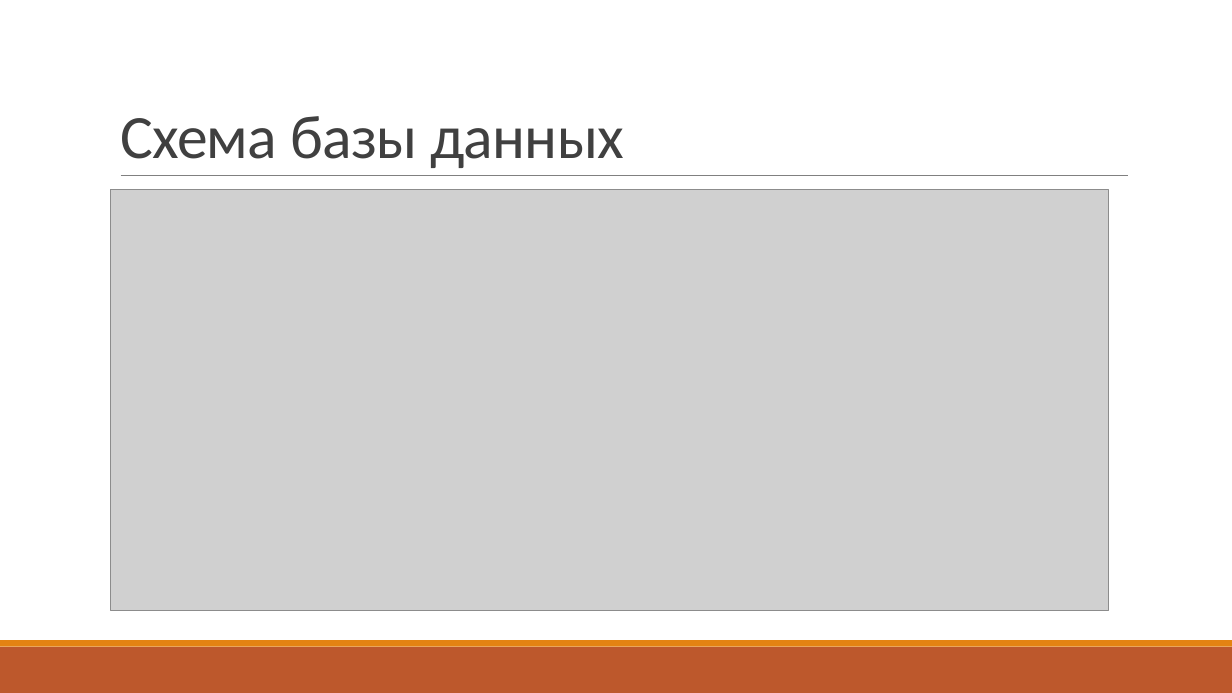
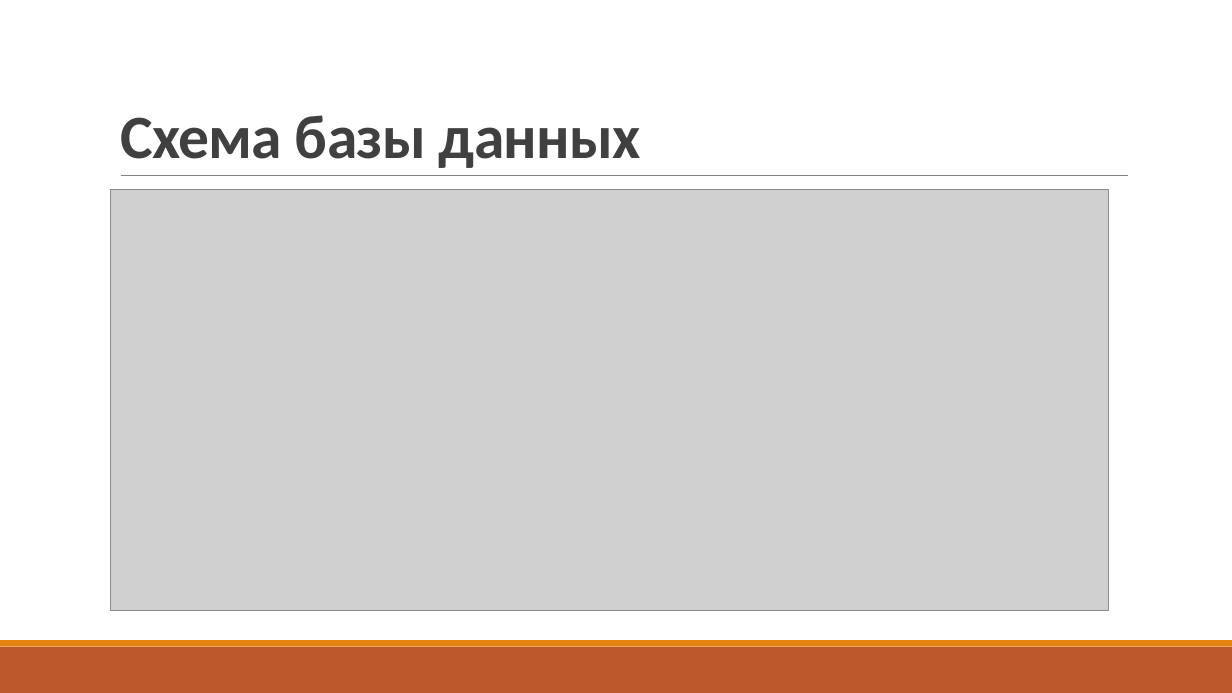
Before and after one commit to t44mas/Kino_mood, a slide deck: slide 5 of Презентация.pptx. Drawn at 1232x693 pixels with LibreOffice and Linux fonts; fonts in the diff are those of the drawing; grey boxes stand for pictures. Boxes give left, top, right and bottom in pixels: in the first picture for what was removed or moved away, otherwise in the second. Text is boxed around its words. In the diff, an @@ line names an element or a change of style, - is before the commit and + after.

```diff
--- a/Презентация.pptx
+++ b/Презентация.pptx
@@ title "Схема базы данных" at <box>120,115,641,168</box>: bold on @@
```
Also in this commit, not shown: 4 other slides changed, 3 other files.
